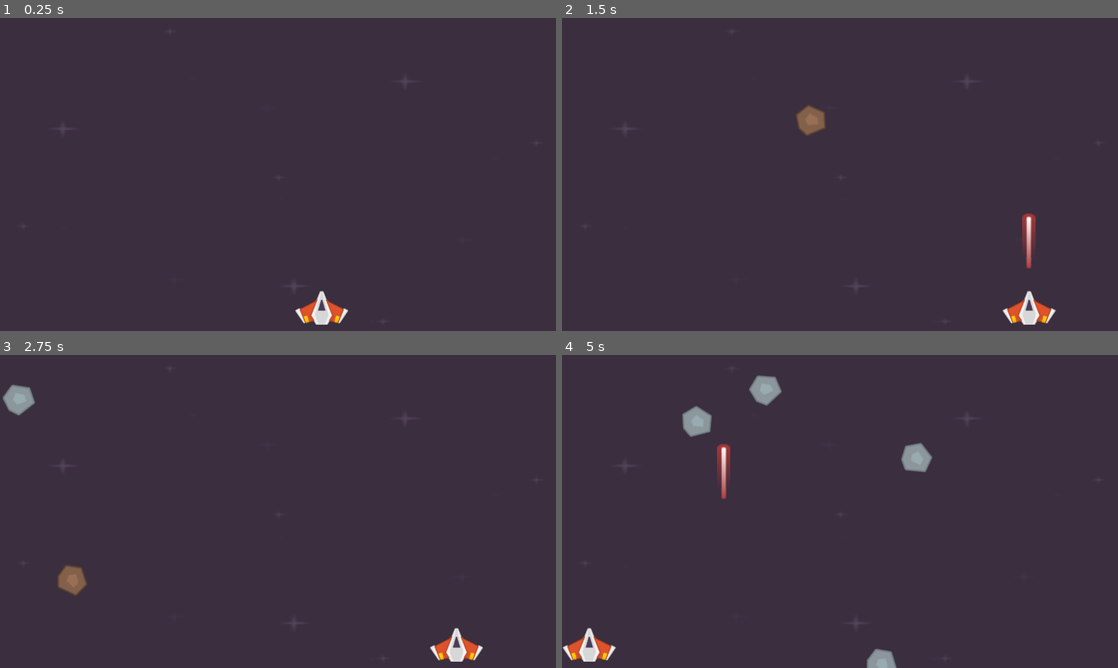
Above: before the commit, frames 1-4 (two rows, left to right).
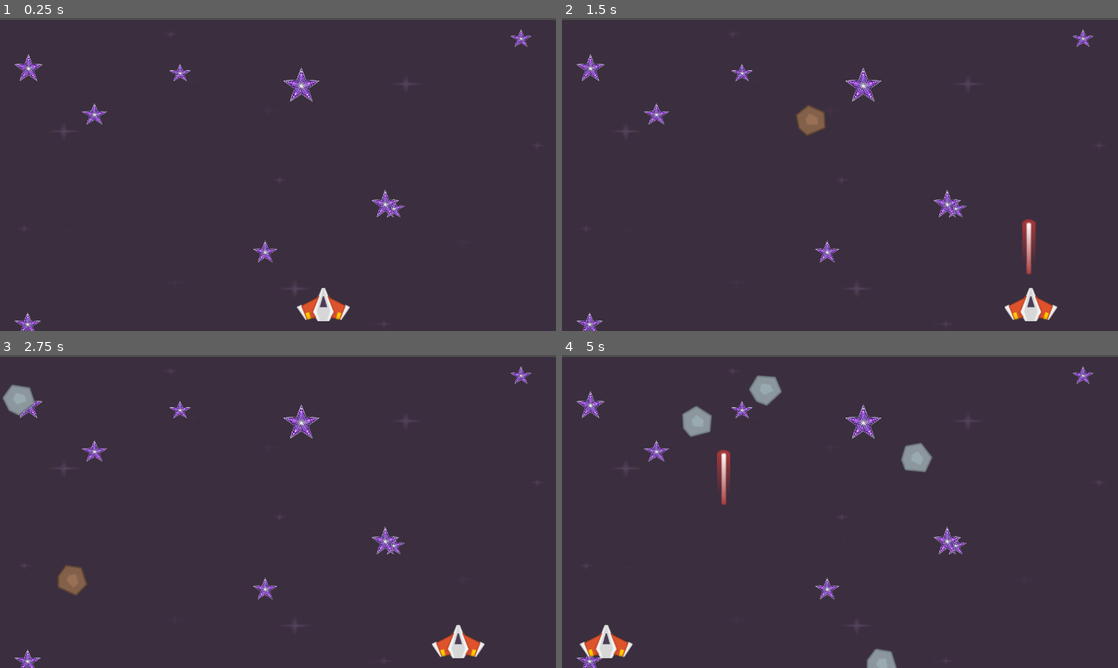
Above: after the commit, the same moments.

Repository: nonakarim/godot-space-shooter
Game: Godot game, scene res://Scenes/level.tscn
The game is run twice, just before and just after one commit, with the same random seed, the same clock (stepped at 60 frames per second) and the same inputs.
Inputs:
- Up to frame 1 (0.25 s): no input
- Up to frame 2 (1.5 s): tap Enter at 0.5 s; hold Right (KeyRight) 0.53-1.28 s; tap O (Original) at 0.6 s; hold Down (KeyDown) from 1.28 s (still down); tap Space (Shoot) at 1.35 s
- Up to frame 3 (2.75 s): release Down (KeyDown) at 2.03 s; hold Right (KeyRight) from 2.03 s (still down); tap O (Original) at 2.1 s
- Up to frame 4 (5 s): release Right (KeyRight) at 2.78 s; hold Up (KeyUp) 2.78-3.53 s; tap Space (Shoot) at 2.85, 4.35 s; hold Left (KeyLeft) from 3.53 s (still down); tap O (Original) at 3.6 s

The runs differ from the first frame. In frame 1, 2.3% of the frame differs, in the area x 0-100%, y 0-100%; in frame 2, 2.4%; in frame 3, 2.2%; in frame 4, 2.7%.

Commit message:
Add stars and randomized their positions

Diff:
--- a/Scenes/level.tscn
+++ b/Scenes/level.tscn
@@ -1,30 +1,207 @@
-[gd_scene load_steps=8 format=3 uid="uid://d2sukm7syxd5i"]
+[gd_scene load_steps=19 format=3 uid="uid://d2sukm7syxd5i"]
 
 [ext_resource type="Script" uid="uid://uoibdmwxpj0d" path="res://Scripts/level.gd" id="1_81xng"]
 [ext_resource type="Texture2D" uid="uid://cgc2y2ruyrrk7" path="res://Graphics/PNG/Damage/darkPurple.png" id="1_k5f4k"]
 [ext_resource type="PackedScene" uid="uid://coe75mcwik7" path="res://Scenes/player.tscn" id="1_tumq0"]
+[ext_resource type="Texture2D" uid="uid://bcn7uypxts06h" path="res://Graphics/star1.png" id="4_wqkje"]
+[ext_resource type="Texture2D" uid="uid://dtqtqdrl4is8j" path="res://Graphics/star2.png" id="5_0f350"]
+
+[sub_resource type="SpriteFrames" id="SpriteFrames_8c0lf"]
+animations = [{
+"frames": [{
+"duration": 1.0,
+"texture": ExtResource("4_wqkje")
+}, {
+"duration": 1.0,
+"texture": ExtResource("5_0f350")
+}],
+"loop": true,
+"name": &"default",
+"speed": 7.0
+}]
+
+[sub_resource type="SpriteFrames" id="SpriteFrames_wqkje"]
+animations = [{
+"frames": [{
+"duration": 1.0,
+"texture": ExtResource("4_wqkje")
+}, {
+"duration": 1.0,
+"texture": ExtResource("5_0f350")
+}],
+"loop": true,
+"name": &"default",
+"speed": 6.0
+}]
+
+[sub_resource type="SpriteFrames" id="SpriteFrames_0f350"]
+animations = [{
+"frames": [{
+"duration": 1.0,
+"texture": ExtResource("4_wqkje")
+}, {
+"duration": 1.0,
+"texture": ExtResource("5_0f350")
+}],
+"loop": true,
+"name": &"default",
+"speed": 5.0
+}]
+
+[sub_resource type="SpriteFrames" id="SpriteFrames_754fn"]
+animations = [{
+"frames": [{
+"duration": 1.0,
+"texture": ExtResource("4_wqkje")
+}, {
+"duration": 1.0,
+"texture": ExtResource("5_0f350")
+}],
+"loop": true,
+"name": &"default",
+"speed": 4.0
+}]
+
+[sub_resource type="SpriteFrames" id="SpriteFrames_bvt00"]
+animations = [{
+"frames": [{
+"duration": 1.0,
+"texture": ExtResource("4_wqkje")
+}, {
+"duration": 1.0,
+"texture": ExtResource("5_0f350")
+}],
+"loop": true,
+"name": &"default",
+"speed": 5.0
+}]
+
+[sub_resource type="SpriteFrames" id="SpriteFrames_oqgf2"]
+animations = [{
+"frames": [{
+"duration": 1.0,
+"texture": ExtResource("4_wqkje")
+}, {
+"duration": 1.0,
+"texture": ExtResource("5_0f350")
+}],
+"loop": true,
+"name": &"default",
+"speed": 1.0
+}]
+
+[sub_resource type="SpriteFrames" id="SpriteFrames_qxfql"]
+animations = [{
+"frames": [{
+"duration": 1.0,
+"texture": ExtResource("4_wqkje")
+}, {
+"duration": 1.0,
+"texture": ExtResource("5_0f350")
+}],
+"loop": true,
+"name": &"default",
+"speed": 5.0
+}]
+
+[sub_resource type="SpriteFrames" id="SpriteFrames_ha31o"]
+animations = [{
+"frames": [{
+"duration": 1.0,
+"texture": ExtResource("4_wqkje")
+}, {
+"duration": 1.0,
+"texture": ExtResource("5_0f350")
+}],
+"loop": true,
+"name": &"default",
+"speed": 5.0
+}]
+
+[sub_resource type="SpriteFrames" id="SpriteFrames_pa6b8"]
+animations = [{
+"frames": [{
+"duration": 1.0,
+"texture": ExtResource("4_wqkje")
+}, {
+"duration": 1.0,
+"texture": ExtResource("5_0f350")
+}],
+"loop": true,
+"name": &"default",
+"speed": 5.0
+}]
 
 [sub_resource type="RectangleShape2D" id="RectangleShape2D_6phgx"]
-size = Vector2(53, 799)
+size = Vector2(53, 782.5)
 
 [sub_resource type="RectangleShape2D" id="RectangleShape2D_81xng"]
-size = Vector2(1273, 35)
+size = Vector2(1304.5, 35)
 
 [sub_resource type="RectangleShape2D" id="RectangleShape2D_wqkje"]
-size = Vector2(55, 797.25)
+size = Vector2(55, 782.25)
 
 [sub_resource type="RectangleShape2D" id="RectangleShape2D_0f350"]
-size = Vector2(1327.5, 50.75)
+size = Vector2(1327.5, 40)
 
 [node name="Level" type="Node2D"]
 script = ExtResource("1_81xng")
 
 [node name="BG" type="Sprite2D" parent="."]
-position = Vector2(663, 374)
+position = Vector2(665, 380)
 scale = Vector2(5.21875, 2.9296875)
 texture = ExtResource("1_k5f4k")
 
+[node name="Stars" type="Node2D" parent="."]
+
+[node name="Star1" type="AnimatedSprite2D" parent="Stars"]
+position = Vector2(204.1875, 267.0625)
+scale = Vector2(0.25944456, 0.24944441)
+sprite_frames = SubResource("SpriteFrames_8c0lf")
+
+[node name="Star2" type="AnimatedSprite2D" parent="Stars"]
+position = Vector2(932.25, 494.25)
+scale = Vector2(0.2777776, 0.24222234)
+sprite_frames = SubResource("SpriteFrames_wqkje")
+
+[node name="star3" type="AnimatedSprite2D" parent="Stars"]
+position = Vector2(409.375, 672.375)
+scale = Vector2(0.23444448, 0.19888887)
+sprite_frames = SubResource("SpriteFrames_0f350")
+
+[node name="star4" type="AnimatedSprite2D" parent="Stars"]
+position = Vector2(677.875, 357.625)
+scale = Vector2(0.23000051, 0.20111111)
+sprite_frames = SubResource("SpriteFrames_754fn")
+
+[node name="star5" type="AnimatedSprite2D" parent="Stars"]
+position = Vector2(1066.75, 214.25)
+scale = Vector2(0.23777768, 0.21555558)
+sprite_frames = SubResource("SpriteFrames_bvt00")
+
+[node name="star6" type="AnimatedSprite2D" parent="Stars"]
+position = Vector2(521.25, 220.75)
+scale = Vector2(0.30444443, 0.30888888)
+sprite_frames = SubResource("SpriteFrames_oqgf2")
+frame_progress = 0.27248183
+
+[node name="star7" type="AnimatedSprite2D" parent="Stars"]
+position = Vector2(388.875, 437.375)
+scale = Vector2(0.2833334, 0.25222218)
+sprite_frames = SubResource("SpriteFrames_qxfql")
+
+[node name="star8" type="AnimatedSprite2D" parent="Stars"]
+position = Vector2(883.25, 225.75)
+scale = Vector2(0.29555568, 0.31777784)
+sprite_frames = SubResource("SpriteFrames_ha31o")
+
+[node name="star9" type="AnimatedSprite2D" parent="Stars"]
+position = Vector2(734.25, 588.75)
+scale = Vector2(0.39333335, 0.3888889)
+sprite_frames = SubResource("SpriteFrames_pa6b8")
+
 [node name="Player" parent="." instance=ExtResource("1_tumq0")]
+position = Vector2(9, -13)
 
 [node name="Borders" type="Node2D" parent="."]
 
@@ -32,28 +209,28 @@
 collision_layer = 4
 
 [node name="Left" type="CollisionShape2D" parent="Borders/StaticBody2D"]
-position = Vector2(-27.5, 372.5)
+position = Vector2(15, 363.75)
 shape = SubResource("RectangleShape2D_6phgx")
 
 [node name="StaticBody2D2" type="StaticBody2D" parent="Borders"]
 collision_layer = 4
 
 [node name="Up" type="CollisionShape2D" parent="Borders/StaticBody2D2"]
-position = Vector2(634, -18.5)
+position = Vector2(649.75, -14)
 shape = SubResource("RectangleShape2D_81xng")
 
 [node name="StaticBody2D3" type="StaticBody2D" parent="Borders"]
 collision_layer = 4
 
 [node name="Right" type="CollisionShape2D" parent="Borders/StaticBody2D3"]
-position = Vector2(1304, 368.375)
+position = Vector2(1304, 360.875)
 shape = SubResource("RectangleShape2D_wqkje")
 
 [node name="StaticBody2D4" type="StaticBody2D" parent="Borders"]
 collision_layer = 4
 
 [node name="Down" type="CollisionShape2D" parent="Borders/StaticBody2D4"]
-position = Vector2(652, 745.375)
+position = Vector2(652, 732)
 shape = SubResource("RectangleShape2D_0f350")
 
 [node name="MeteorTimer" type="Timer" parent="."]
--- a/Scenes/player.tscn
+++ b/Scenes/player.tscn
@@ -8,12 +8,12 @@
 script = ExtResource("1_cvnsp")
 
 [node name="PlayerImage" type="Sprite2D" parent="."]
-position = Vector2(180, 78.99999)
+position = Vector2(184, 56.999992)
 scale = Vector2(1.1116072, 1.0500004)
 texture = ExtResource("1_4flbx")
 
 [node name="CollisionPolygon2D" type="CollisionPolygon2D" parent="."]
-position = Vector2(132, 41)
+position = Vector2(133.99998, 19.000002)
 scale = Vector2(0.21673292, 0.22629112)
 polygon = PackedVector2Array(-59, 185, 5, 179, 172, 91, 203.01485, -17.676346, 244.5406, -17.676346, 280, 64, 290, 89, 462, 192, 462, 165, 510, 197, 419.87158, 322.59326, 304.52228, 300.49786, 308, 341, 276.83844, 327.01236, 161.48907, 335.85052, 129.19127, 304.91693, 23.06987, 322.59326)
 
--- a/Scripts/level.gd
+++ b/Scripts/level.gd
@@ -9,6 +9,16 @@
 	load("res://Graphics/PNG/Meteors/meteorGrey_big4.png"),
 	load("res://Graphics/PNG/Meteors/meteorGrey_med2.png")
 ]
+
+func _ready() -> void:
+	var size = get_viewport().get_visible_rect().size
+	var rng = RandomNumberGenerator.new()
+
+	for star in $Stars.get_children():
+		var rand_x = rng.randi_range(0, size.x)
+		var rand_y = rng.randi_range(0, size.y)
+
+		star.position = Vector2(rand_x, rand_y)
 
 func _on_meteor_timer_timeout() -> void:
 	var meteor = MeteorScene.instantiate()
Binary file added: Graphics/star1.png
Binary file added: Graphics/star2.png
